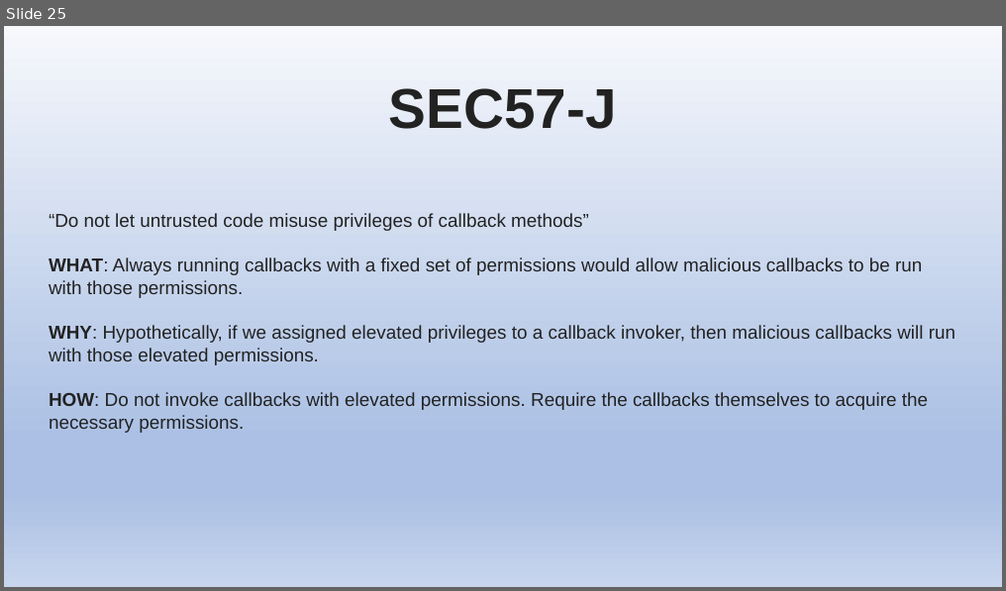
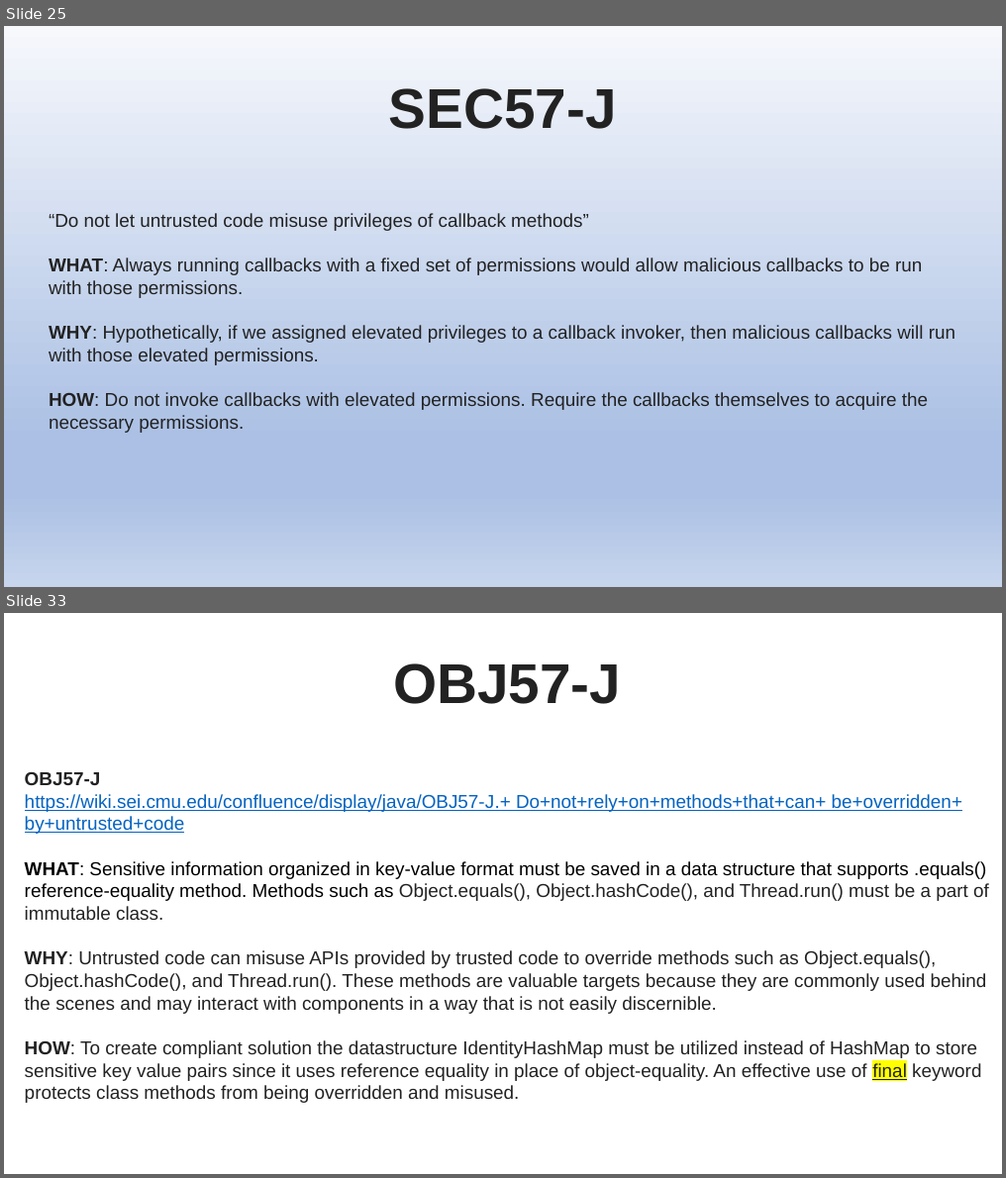
Before and after one commit to stevester94/CSC201_Project, a slide deck: Project2.pptx. Shown one above the other, each under a label of ours: slide 25 before the commit, slides 25 and 33 after it; the slides between them are not shown. The pictures are 1006x591 and 1006x1178 pixels, drawn with LibreOffice and Linux fonts; fonts in the diff are those of the drawing. Boxes give left, top, right and bottom in pixels: in the first picture for what was removed or moved away, otherwise in the second. Text is boxed around its words. In the diff, an @@ line names an element or a change of style, - is before the commit and + after.

```diff
--- a/Project2.pptx
+++ b/Project2.pptx
@@ slide 33 added at <box>4,613,1002,1174</box>, background #FFFFFF @@
@@ text added at <box>393,663,621,704</box>, 54 pt, text #222222, bold @@
+OBJ57-J
@@ text added at <box>25,772,989,1103</box>, 18 pt, text #222222 @@
+OBJ57-J
+https://wiki.sei.cmu.edu/confluence/display/java/OBJ57-J.+ Do+not+rely+on+methods+that+can+ be+overridden+ by+untrusted+code
+WHAT: Sensitive information organized in key-value format must be saved in a data structure that supports .equals() reference-equality method. Methods such as Object.equals(), Object.hashCode(), and Thread.run() must be a part of immutable class.
+WHY: Untrusted code can misuse APIs provided by trusted code to override methods such as Object.equals(), Object.hashCode(), and Thread.run(). These methods are valuable targets because they are commonly used behind the scenes and may interact with components in a way that is not easily discernible.
+HOW: To create compliant solution the datastructure IdentityHashMap must be utilized instead of HashMap to store sensitive key value pairs since it uses reference equality in place of object-equality. An effective use of final keyword protects class methods from being overridden and misused.
```
Also in this commit, not shown: 6 slides changed, 7 other slides added.
